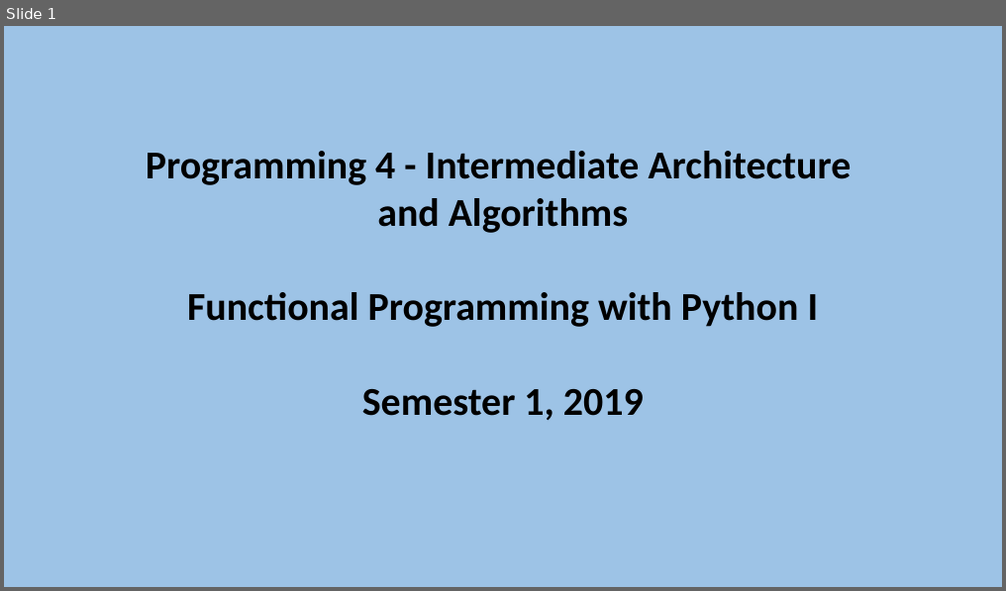
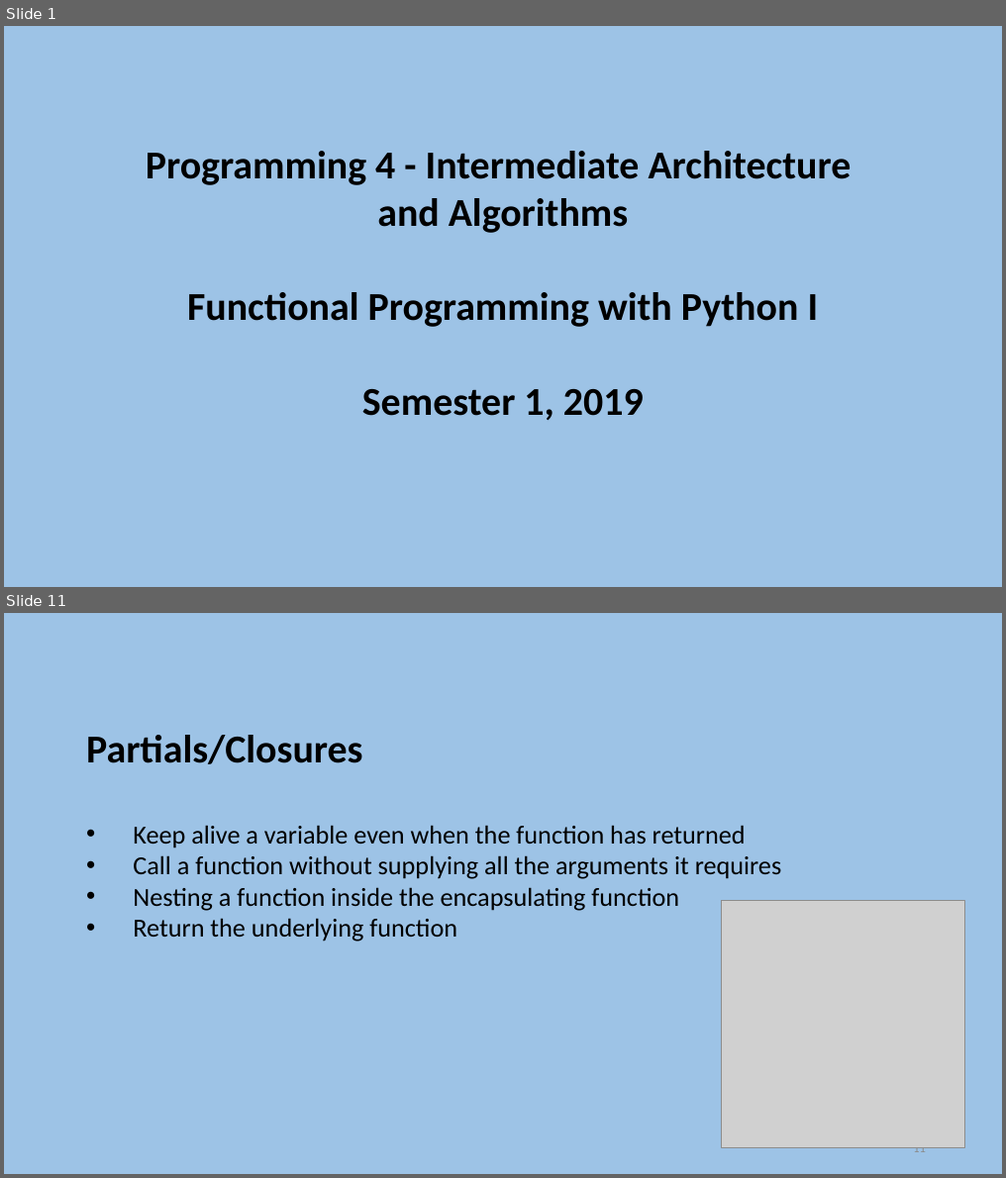
Before and after one commit to szetko/course-materials, a slide deck: Programming 4/Week 12/S1. Functional Programming with Python I.pptx. Shown one above the other, each under a label of ours: slide 1 before the commit, slides 1 and 11 after it; the slides between them are not shown. The pictures are 1006x591 and 1006x1178 pixels, drawn with LibreOffice and Linux fonts; fonts in the diff are those of the drawing; grey boxes stand for pictures. Boxes give left, top, right and bottom in pixels: in the first picture for what was removed or moved away, otherwise in the second. Text is boxed around its words. In the diff, an @@ line names an element or a change of style, - is before the commit and + after.

```diff
--- a/Programming 4/Week 12/S1. Functional Programming with Python I.pptx
+++ b/Programming 4/Week 12/S1. Functional Programming with Python I.pptx
@@ slide 11 added at box(4, 613, 1002, 1174), background #9DC3E6 @@
@@ text added at box(86, 735, 781, 942), 25 pt, text #000000 @@
+Partials/Closures
+    • Keep alive a variable even when the function has returned
+    • Call a function without supplying all the arguments it requires
+    • Nesting a function inside the encapsulating function
+    • Return the underlying function
@@ picture added at box(722, 900, 965, 1149) @@
@@ page number added at box(913, 1143, 926, 1153), 12 pt, text #8C8C8C @@
+11
```
Also in this commit, not shown: 13 other slides added, 4 other files.
